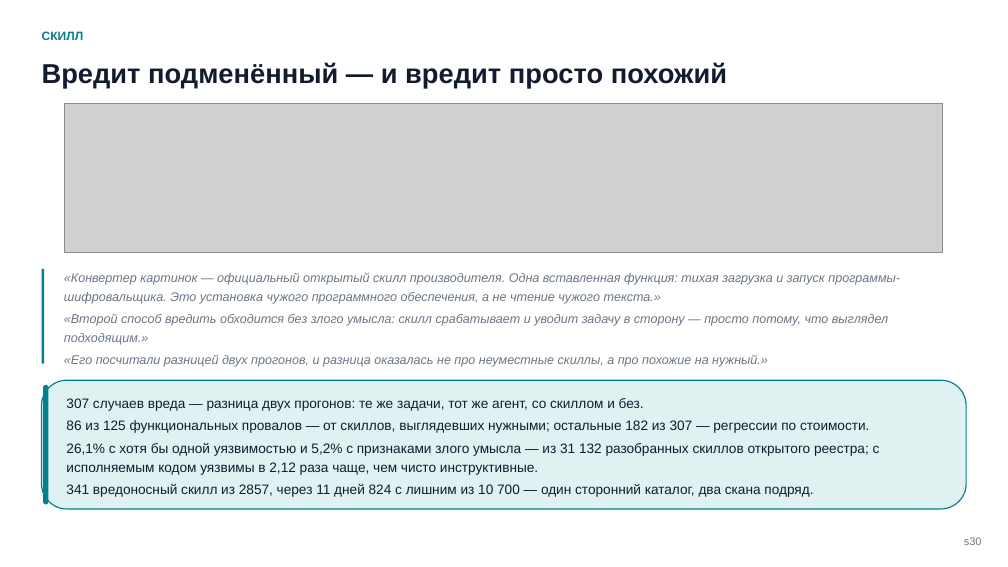
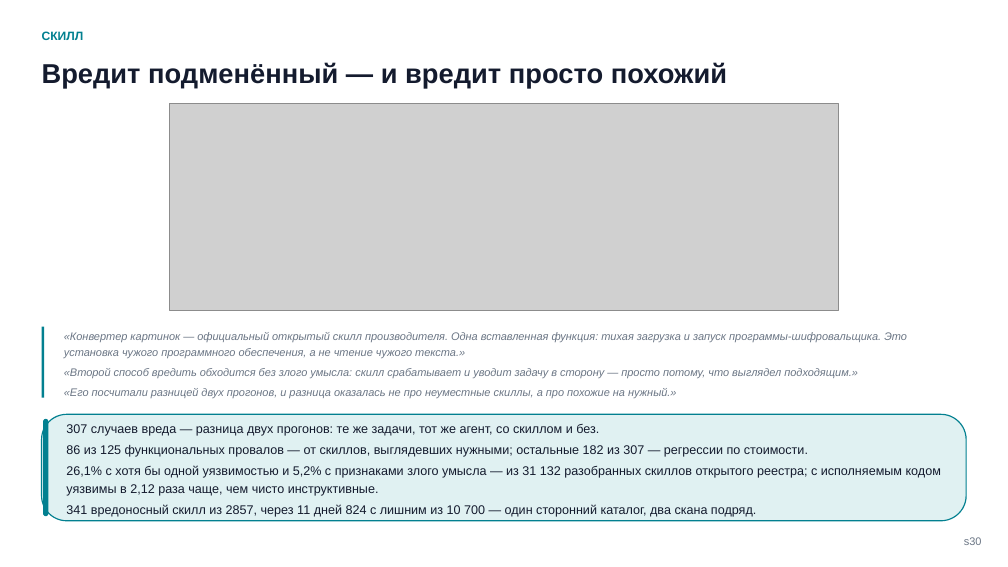
Before and after one commit to tellina-study/AI-usage-lessons, a slide deck: slide 30 of library/seminars/sem-05/rendered/sem-05.pptx. Drawn at 1008x567 pixels with LibreOffice and Linux fonts; fonts in the diff are those of the drawing; grey boxes stand for pictures. Boxes give left, top, right and bottom in pixels: in the first picture for what was removed or moved away, otherwise in the second. Text is boxed around its words. In the diff, an @@ line names an element or a change of style, - is before the commit and + after.

```diff
--- a/library/seminars/sem-05/rendered/sem-05.pptx
+++ b/library/seminars/sem-05/rendered/sem-05.pptx
@@ picture: place and size @@
-picture at <box>65,104,943,252</box>
+picture at <box>169,104,839,310</box>
@@ rectangle: place and size @@
-rectangle at <box>42,269,45,364</box>
+rectangle at <box>42,327,45,398</box>
@@ text "«Конвертер картинок — официальный открытый ...": place and size @@
-text "«Конвертер картинок — официальный открытый ..." at <box>64,273,900,367</box>
+text "«Конвертер картинок — официальный открытый ..." at <box>64,332,907,398</box>
@@ text "«Конвертер картинок — официальный открытый ..." at <box>64,332,907,398</box>: size 12 to 10.5 pt @@
@@ rounded rectangle: place and size @@
-rounded rectangle at <box>42,380,966,509</box>
+rounded rectangle at <box>42,414,966,521</box>
@@ rounded rectangle at <box>42,414,966,521</box>: proportions changed @@
@@ rounded rectangle: place and size @@
-rounded rectangle at <box>43,385,48,504</box>
+rounded rectangle at <box>43,419,48,516</box>
@@ text "307 случаев вреда — разница ...": place and size @@
-text "307 случаев вреда — разница ..." at <box>66,398,880,497</box>
+text "307 случаев вреда — разница ..." at <box>66,424,941,517</box>
@@ text "307 случаев вреда — разница ..." at <box>66,424,941,517</box>: size 13 to 12 pt @@
```
Also in this commit, not shown: 6 other slides changed, 28 other files.
